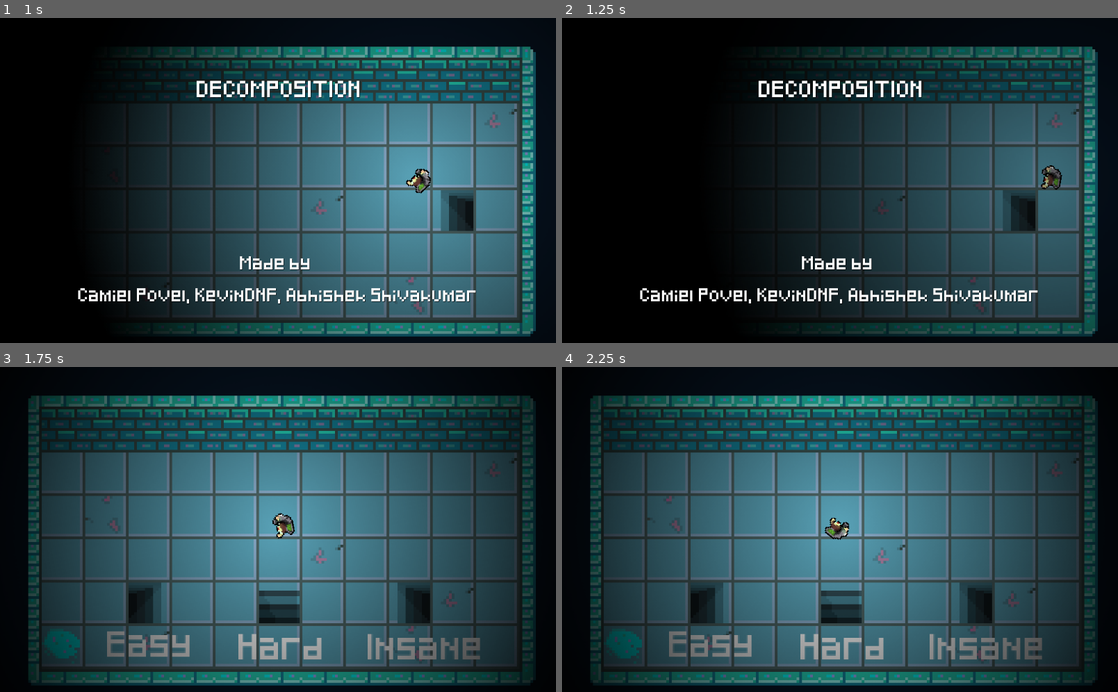
Above: before the commit, frames 1-4 (two rows, left to right).
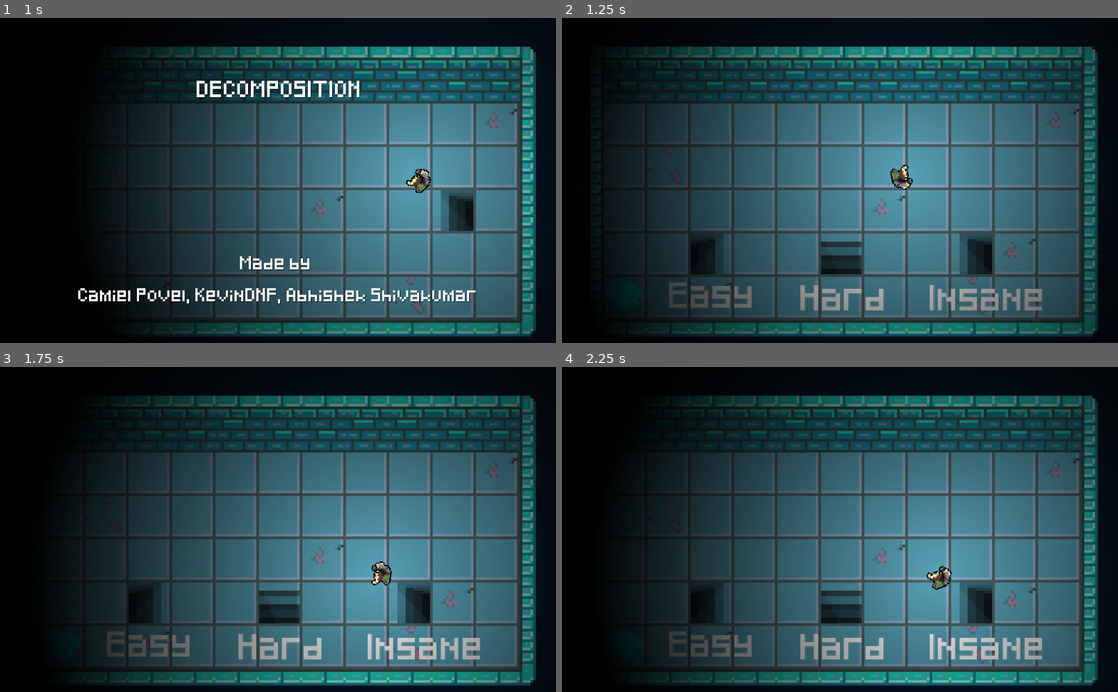
Above: after the commit, the same moments.

Repository: godofecht/Decomposition-Godofecht
Game: Godot game, scene res://MainScreen/MainScreen.tscn
Same seed, same stepped clock (60 frames per second), same inputs: the game is played once before the commit and once after it.
Inputs (mouse positions are in pixels of both pictures, inside the frame that each line leads up to):
- Up to frame 1 (1 s): tap Enter at 0.5 s; move the mouse to (400, 164) at 0.52 s; hold Right from 0.53 s (still down); hold Space from 0.53 s (still down)
- Up to frame 2 (1.25 s): keep holding Right; keep holding Space
- Up to frame 3 (1.75 s): move the mouse to (166, 545) at 1.27 s; release Right at 1.28 s; release Space at 1.28 s; hold Down from 1.28 s (still down); tap S (KEY_DOWN) at 1.35 s; tap Space at 1.52, 1.55 s
- Up to frame 4 (2.25 s): tap Space at 1.82 s; move the mouse to (895, 458) at 2.02 s; release Down at 2.03 s; hold Right from 2.03 s (still down); hold A (KEY_LEFT) from 2.03 s (still down)

Frame 1 is identical in both runs. In frame 2, 60% of the frame differs, in the area x 5-96%, y 8-99%; in frame 3, 58%; in frame 4, 58%.

Commit message:
lil cleanup

Diff:
--- a/MainScreen/MainScreen.tscn
+++ b/MainScreen/MainScreen.tscn
@@ -1,12 +1,11 @@
-[gd_scene load_steps=59 format=2]
+[gd_scene load_steps=58 format=2]
 
 [ext_resource path="res://World/NextLevelNode/NextLevel.tscn" type="PackedScene" id=1]
-[ext_resource path="res://MainScreen/Music - Menu.ogg" type="AudioStream" id=2]
+[ext_resource path="res://MainScreen/Music - Menu.wav" type="AudioStream" id=2]
 [ext_resource path="res://Shader/Rectangle 1.png" type="Texture" id=3]
 [ext_resource path="res://World/WorldTileset.png" type="Texture" id=4]
 [ext_resource path="res://Player/Player.tscn" type="PackedScene" id=5]
 [ext_resource path="res://World/Fonts/Pixeled.ttf" type="DynamicFontData" id=6]
-[ext_resource path="res://MainScreen/MainScreen.gd" type="Script" id=7]
 
 [sub_resource type="ConvexPolygonShape2D" id=1]
 points = PoolVector2Array( 0, 0, 16, 0, 16, 16, 0, 16 )
@@ -525,7 +524,6 @@
 font_data = ExtResource( 6 )
 
 [node name="MainScreen" type="Node2D"]
-script = ExtResource( 7 )
 
 [node name="Map" type="Node2D" parent="."]
 
@@ -620,15 +618,6 @@
 autoplay = true
 
 [node name="NextLevelArea" parent="." instance=ExtResource( 1 )]
-position = Vector2( 334.011, 142.305 )
+keep_stuff = false
 nextLevel = "res://DificultySelectionScreen/DificultyScreen.tscn"
-
-[node name="ColorRect" type="ColorRect" parent="."]
-modulate = Color( 1, 1, 1, 0 )
-margin_right = 1022.0
-margin_bottom = 598.0
-color = Color( 0, 0, 0, 1 )
-__meta__ = {
-"_edit_use_anchors_": false
-}
 [connection signal="AmmoChange" from="YSort - Entities/Player" to="." method="_on_Player_AmmoChange"]
--- a/Player/Player.gd
+++ b/Player/Player.gd
@@ -42,6 +42,10 @@
 var dashTimer = 0.0
 
 
+
+var input_vector
+
+
 #for some reason setget doesn't work. IDK why can't be asked to solve it
 signal AmmoChange
 func onAmmoSet():
@@ -113,7 +117,7 @@
 	$Camera2D.small_shake()
 
 func move_state(delta: float):
-	var input_vector = Vector2.ZERO
+	input_vector = Vector2.ZERO
 	input_vector.x = Input.get_action_strength("KEY_RIGHT") - Input.get_action_strength("KEY_LEFT")
 	input_vector.y = Input.get_action_strength("KEY_DOWN") - Input.get_action_strength("KEY_UP")
 	input_vector = input_vector.normalized()
@@ -142,15 +146,15 @@
 
 	if Input.is_key_pressed(KEY_SPACE):
 		if bCanDash:
-			print("dash")
-			bCanDash = false
-			velocity = velocity.move_toward(input_vector * MAX_SPEED*2, ACCELERATION*3)
-			if($Camera2D != null):
-				$Camera2D.small_shake()
-
-
+			dash()
 	move()
 
+func dash():
+	print("dash")
+	bCanDash = false
+	velocity = velocity.move_toward(input_vector * MAX_SPEED*2, ACCELERATION*3)
+	if($Camera2D != null):
+		$Camera2D.small_shake()
 
 
 func shoot():
--- a/World/Levels/Level2/Level2.tscn
+++ b/World/Levels/Level2/Level2.tscn
@@ -6,8 +6,7 @@
 [ext_resource path="res://World/Camera2D.gd" type="Script" id=4]
 [ext_resource path="res://World/Levels/Level2/Level2.gd" type="Script" id=5]
 [ext_resource path="res://World/NextLevelNode/NextLevel.tscn" type="PackedScene" id=6]
-[ext_resource path="res://World/BackgroundSounds/Music - Level 2.ogg" type="AudioStream" id=7]
-[ext_resource path="res://MenuItems/Transition/Transition.tscn" type="PackedScene" id=8]
+[ext_resource path="res://World/BackgroundSounds/Music - Level 2.wav" type="AudioStream" id=7]
 [ext_resource path="res://ScreenShake.tscn" type="PackedScene" id=10]
 [ext_resource path="res://Turret/Turret.tscn" type="PackedScene" id=12]
 [ext_resource path="res://World/Door/Door.tscn" type="PackedScene" id=13]
@@ -637,6 +636,7 @@
 position = Vector2( -95.1522, -24.4901 )
 scale = Vector2( 3, 3 )
 frames = SubResource( 53 )
+frame = 1
 playing = true
 
 [node name="Crystals" type="Label" parent="UI/HUD"]
@@ -656,7 +656,6 @@
 position = Vector2( -163.956, -22.6682 )
 scale = Vector2( 2, 2 )
 frames = SubResource( 56 )
-frame = 1
 playing = true
 
 [node name="Health" type="Label" parent="UI/HUD"]
@@ -677,6 +676,7 @@
 position = Vector2( -309.412, -23.0233 )
 scale = Vector2( 2, 2 )
 frames = SubResource( 59 )
+frame = 1
 playing = true
 
 [node name="Notification" parent="UI" instance=ExtResource( 18 )]
@@ -731,19 +731,6 @@
 [node name="NextLevelArea" parent="." instance=ExtResource( 6 )]
 position = Vector2( -336.794, 336.017 )
 nextLevel = "res://World/Levels/Level3 - Boss/Level3.tscn"
-
-[node name="ColorRect" type="ColorRect" parent="."]
-modulate = Color( 1, 1, 1, 0 )
-margin_left = -971.0
-margin_top = -320.0
-margin_right = 1112.0
-margin_bottom = 986.0
-color = Color( 0, 0, 0, 1 )
-__meta__ = {
-"_edit_use_anchors_": false
-}
-
-[node name="Transition" parent="." instance=ExtResource( 8 )]
 [connection signal="AmmoChange" from="YSort - Entities/Player" to="." method="_on_Player_AmmoChange"]
 [connection signal="CrystalCollectedChange" from="YSort - Entities/Player" to="." method="_on_Player_CrystalCollectedChange"]
 [connection signal="HealthChange" from="YSort - Entities/Player" to="." method="_on_Player_HealthChange"]
Not shown: 1 places in World/Levels/Level2/Level2.tscn that only renumber resources
